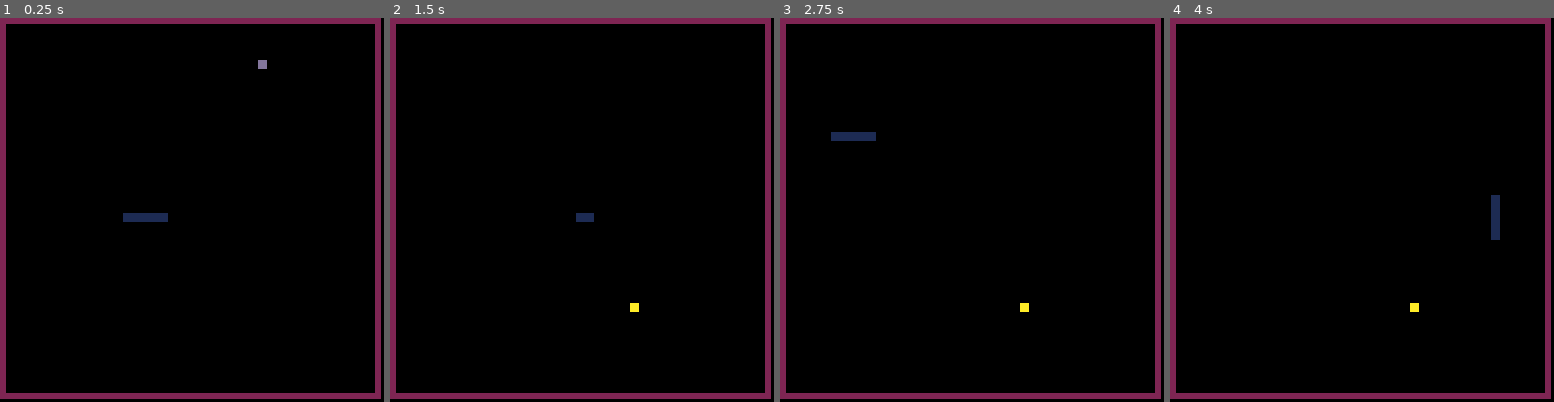
Above: before the commit, frames 1-4 (left to right).
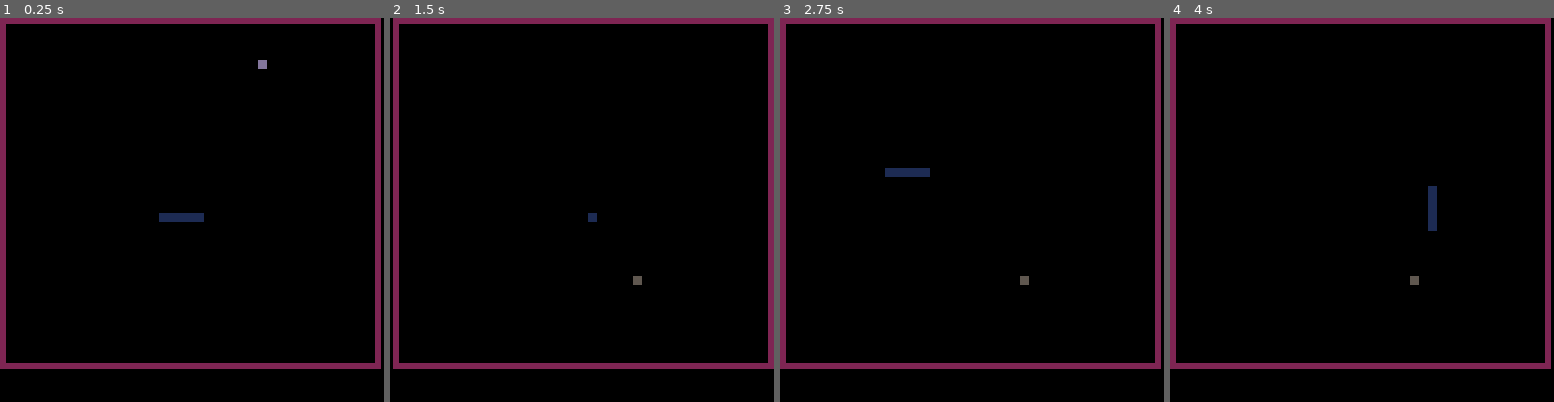
Above: after the commit, the same moments.

Repository: caranha/pico_playground
Game: PICO-8 cartridge snake.p8
The game is run twice, just before and just after one commit, with the same random seed, the same clock (stepped at 60 frames per second) and the same inputs.
Inputs:
- Up to frame 1 (0.25 s): no input
- Up to frame 2 (1.5 s): tap X (X key) at 0.33, 1.07 s; tap O (Z key) at 0.7 s
- Up to frame 3 (2.75 s): hold Right 1.6-2.1 s; tap O (Z key) at 1.7, 2.1, 2.5 s; tap X (X key) at 1.85 s; hold Up 2.15-2.42 s; hold Right from 2.47 s (still down)
- Up to frame 4 (4 s): tap O (Z key) at 2.9, 3.3, 3.7 s; tap X (X key) at 2.97 s; release Right at 3.03 s; hold Left 3.08-3.58 s; hold Down 3.63-3.97 s

The runs differ from the first frame. In frame 1, 3.7% of the frame differs, in the area x 0-100%, y 50-100%; in frame 2, 6.3%, in the area x 0-100%, y 0-100%; in frame 3, 3.9%; in frame 4, 3.9%.

Commit message:
Added screenshake Started adding variable play board size

Diff:
--- a/snake.p8
+++ b/snake.p8
@@ -10,12 +10,22 @@
 fx = {}
 
 snakelen = 5
-snakespd = 1
+snakespd = 2
 snaketo = 0
 snaked = 1
 
+screenshake = 0
+gamearea = {x=0,y=0,w=127,h=117}
+
 
 mv = {{-1,0},{1,0},{0,-1},{0,1}}
+
+function scshake()
+    if screenshake > 0 then
+        camera(rnd(screenshake)-screenshake/2,rnd(screenshake)-screenshake/2)
+        screenshake -= 1
+    end
+end
 
 function col_rect(ob1,ob2)
    if ((ob1.x < ob2.x+ob2.w) and
@@ -39,6 +49,7 @@
       collide = false
       fruit = {x=flr(rnd(42))*3+2, y=flr(rnd(42))*3+2,
                w=2,h=2,color=flr(rnd(14))+2}
+      collide = not col_rect(fruit,gamearea)
       for i = 1,#snake do
  	      collide = collide or col_rect(fruit,snake[i])
       end
@@ -53,24 +64,28 @@
    snake = {}
    head = {x=x,y=y,h=2,w=2,color=1}
    snakelen = 5
-   snakespd = 2
+   snakespd = 4
    add(snake,head)
 end
 
 function makewall()
    wall = {}
-   add(wall,{x=0,y=0,w=1,h=126,color=2})
-   add(wall,{x=0,y=0,w=126,h=1,color=2})
-   add(wall,{x=125,y=0,w=1,h=126,color=2})
-   add(wall,{x=0,y=125,w=126,h=1,color=2})
+   add(wall,{x=gamearea.x,y=gamearea.y,
+             w=1,h=gamearea.h+gamearea.y-1,color=2})
+   add(wall,{x=gamearea.x,y=gamearea.y,
+             w=gamearea.w+gamearea.x - 1,h=1,color=2})
+   add(wall,{x=gamearea.w+gamearea.x - 2,y=gamearea.y,
+             w=1,h=gamearea.h+gamearea.y - 1,color=2})
+   add(wall,{x=gamearea.x,y=gamearea.h+gamearea.y - 2,
+             w=gamearea.w+gamearea.x - 1,h=1,color=2})
 end
 
 function snakeupdate()
-	snaketo = (snaketo+1)%snakespd
-	if (snaketo > 0) return
-	np = {x=snake[#snake].x+mv[snaked][1]*3,
-	      y=snake[#snake].y+mv[snaked][2]*3,
-	      h=2,w=2,color=1}
+   snaketo = (snaketo+1)%snakespd
+   if (snaketo > 0) return
+   np = {x=snake[#snake].x+mv[snaked][1]*3,
+         y=snake[#snake].y+mv[snaked][2]*3,
+         h=2,w=2,color=1}
    add(snake,np)
    if (#snake > snakelen) del(snake,snake[1])
 
@@ -84,12 +99,14 @@
    for i = 1,#wall do
       if (col_rect(wall[i],snake[#snake])) then
          _init()
+         screenshake = 7
       return
       end
    end
    for i = 1,#snake-1 do
       if (col_rect(snake[i],snake[#snake])) then
          _init()
+         screenshake = 7
       return
       end
    end
@@ -109,6 +126,7 @@
    makesnake(65,65)
    makewall()
    makefruit()
+   _snakeupdate = snakeupdate
 end
 
 function _update60()
@@ -117,7 +135,7 @@
   if (btn(i)==true and mv[snaked][1] != mv[i+1][1] and mv[snaked][2] != mv[i+1][2]) snaked = i+1
  end
 
- snakeupdate()
+ _snakeupdate()
  fxupdate()
 end
 
@@ -127,6 +145,8 @@
 
 function _draw()
  cls()
+ camera()
+ scshake()
  foreach(snake,drawsquare)
  foreach(wall,drawsquare)
  drawsquare(fruit)
